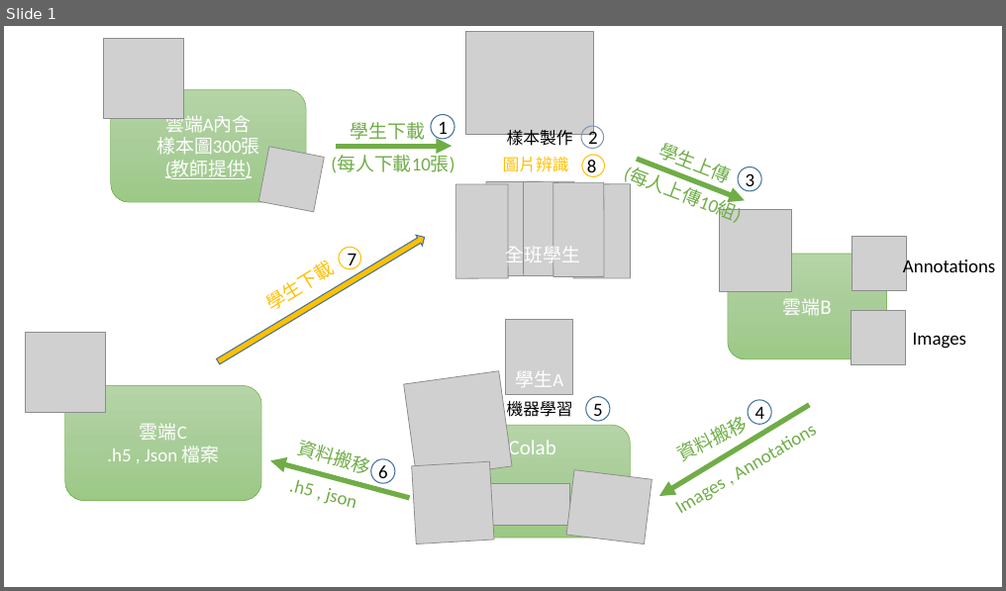
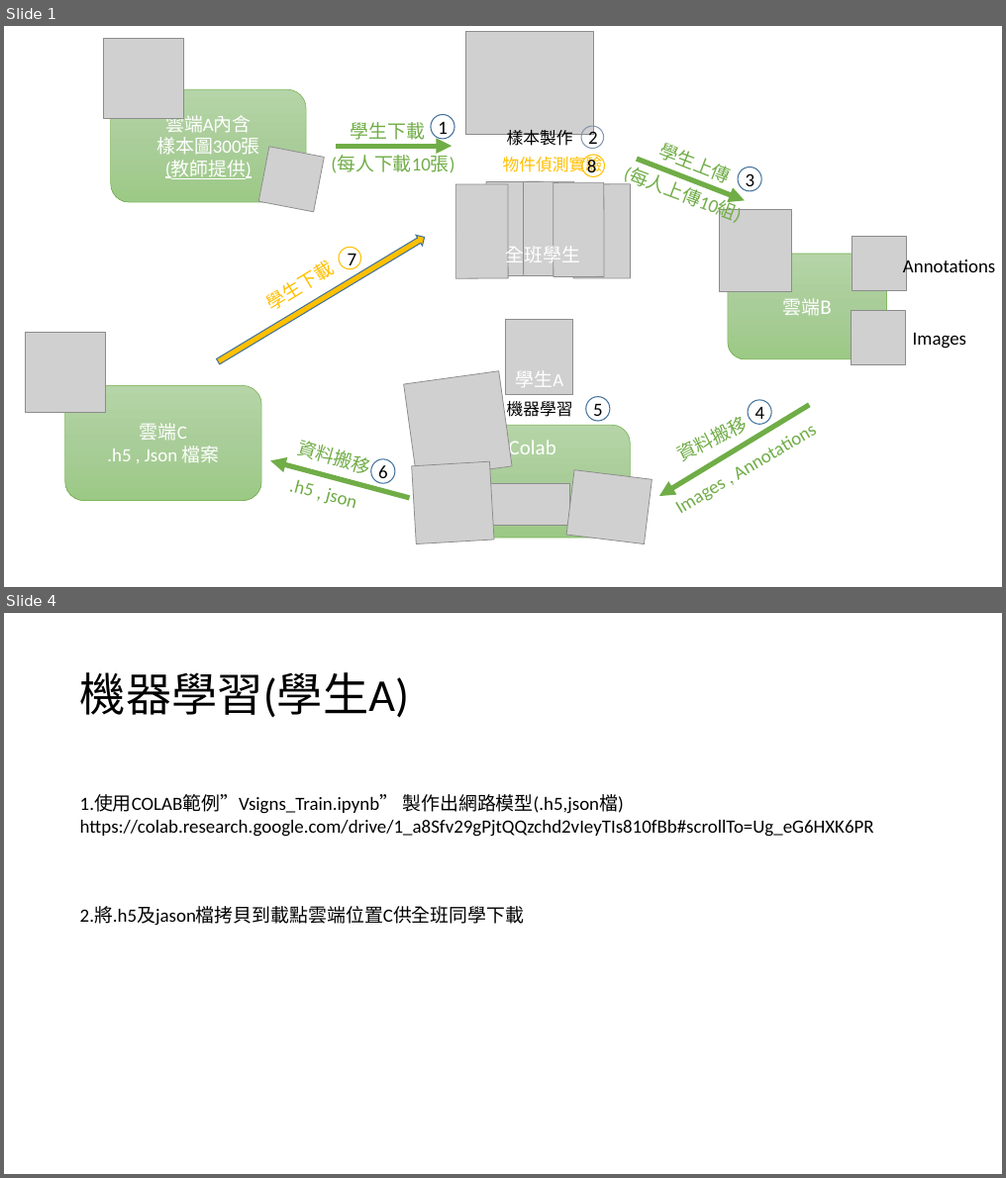
Before and after one commit to NAERSTEAM/EELAB, a slide deck: LAB_20200530_0_HandSignRecognition/process_of_machine_learning_for_LAB20200724_0/process_of_machine_learning_for_LAB20200530(traditional_Chinese).pptx. Shown one above the other, each under a label of ours: slide 1 before the commit, slides 1 and 4 after it; the slides between them are not shown. The pictures are 1006x591 and 1006x1178 pixels, drawn with LibreOffice and Linux fonts; fonts in the diff are those of the drawing; grey boxes stand for pictures. Boxes give left, top, right and bottom in pixels: in the first picture for what was removed or moved away, otherwise in the second. Text is boxed around its words. In the diff, an @@ line names an element or a change of style, - is before the commit and + after.

```diff
--- a/LAB_20200530_0_HandSignRecognition/process_of_machine_learning_for_LAB20200724_0/process_of_machine_learning_for_LAB20200530(traditional_Chinese).pptx
+++ b/LAB_20200530_0_HandSignRecognition/process_of_machine_learning_for_LAB20200724_0/process_of_machine_learning_for_LAB20200530(traditional_Chinese).pptx
@@ slide 4 added at [4, 613, 1002, 1174], background #FFFFFF @@
@@ title added at [80, 672, 409, 718], 44 pt, text #000000 @@
+機器學習(學生A)
@@ text added at [80, 794, 874, 926], 18 pt, text #000000 @@
+1.使用COLAB範例”Vsigns_Train.ipynb” 製作出網路模型(.h5,json檔)
+https://colab.research.google.com/drive/1_a8Sfv29gPjtQQzchd2vIeyTIs810fBb#scrollTo=Ug_eG6HXK6PR
+2.將.h5及jason檔拷貝到載點雲端位置C供全班同學下載
@@ slide 1 changed as well @@
@@ text at [503, 154, 602, 175]: text changed @@
-圖片辨識
+物件偵測實驗
```
Also in this commit, not shown: 4 other slides added, 2 slides removed, 4 other files.
